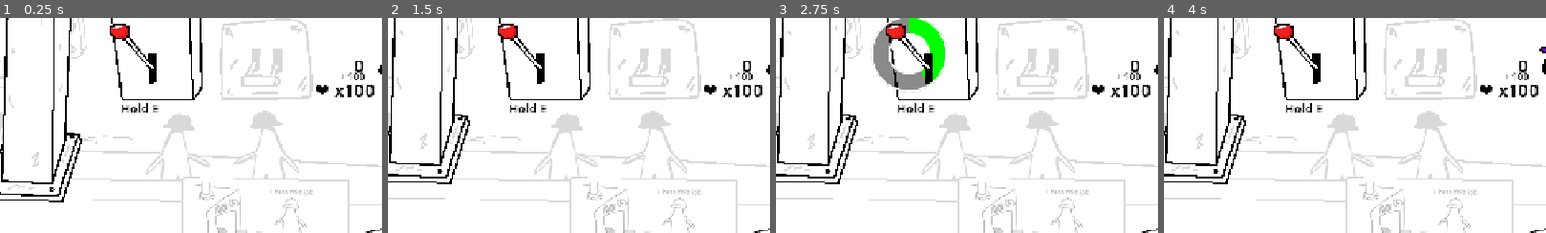
Above: before the commit, frames 1-4 (left to right).
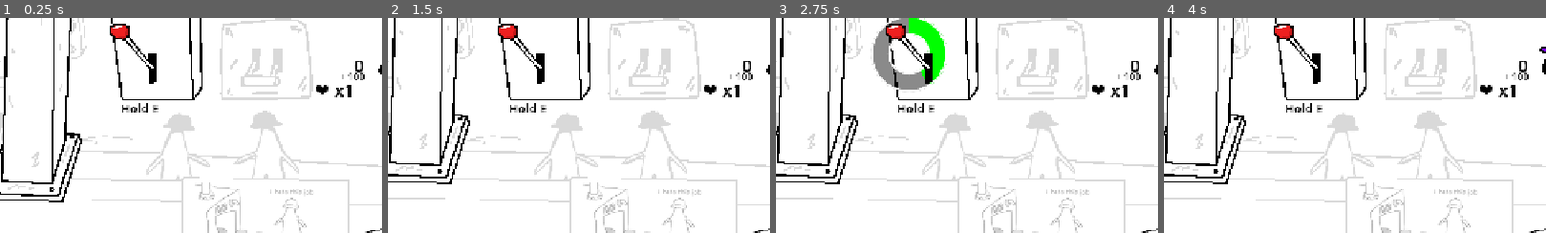
Above: after the commit, the same moments.

Repository: Kuatik/new-game-project
Game: Godot game, scene res://scenes/main.tscn
Two runs of this game, one before a commit and one after it. Both use one fixed random seed, a clock stepped at 60 frames per second and the inputs below.
Inputs (mouse positions are % of the whole screen's width and height, from its top left):
- Up to frame 1 (0.25 s): no input
- Up to frame 2 (1.5 s): tap Enter (ui_accept) at 0.5 s; drag from (93, 8) to (49, 77) at 0.52 s; drag from (30, 55) to (49, 77) at 1.27 s
- Up to frame 3 (2.75 s): move the mouse to (60, 28) at 2.02 s; hold E (lever_press) from 2.03 s (still down); click (60, 28) at 2.17 s
- Up to frame 4 (4 s): release E (lever_press) at 2.75 s; drag from (45, 70) to (20, 35) at 2.77 s; drag from (1, 74) to (93, 8) at 3.52 s
The pictures show only the part of the screen within x 41-91%, y 0-50%; the shares and areas given below are measured in that part.

The runs differ from the first frame. In frame 1, 0.2% of the frame differs, in the area x 92-98%, y 31-37%; in frame 2, 0.2%; in frame 3, 0.2%; in frame 4, 0.2%.

Commit message:
bg music

Diff:
--- a/data/save_data.json
+++ b/data/save_data.json
@@ -15,6 +15,13 @@
 		0.0,
 		0.0,
 		0.0,
+		0.0,
+		0.0,
+		0.0,
+		0.0,
+		0.0,
+		0.0,
+		0.0,
 		0
 	]
 }
--- a/scenes/fire_extinguisher.gd
+++ b/scenes/fire_extinguisher.gd
@@ -60,7 +60,6 @@
 func _on_extinguishing_area_body_entered(body):
 	if "burning" in body:
 		penka.emitting = true
-		await get_tree().create_timer(time).timeout
 		body.call_deferred("_enable_disable_anim")
 	else:
 		return
--- a/scenes/main.tscn
+++ b/scenes/main.tscn
@@ -46,11 +46,11 @@
 [ext_resource type="Texture2D" uid="uid://dbq3cwbj6pawr" path="res://assets/allat_of_things/Boss Black 3.png" id="40_chjal"]
 [ext_resource type="Texture2D" uid="uid://0n6fh1bvww5h" path="res://assets/allat_of_things/Boss.png" id="41_cjqg0"]
 [ext_resource type="Texture2D" uid="uid://crnv84yopkjur" path="res://assets/allat_of_things/Toilet room.png" id="42_2cjbq"]
-[ext_resource type="AudioStream" uid="uid://bhvyq63rt8hc3" path="res://assets/sound_effects/mop.mp3" id="44_cjqg0"]
-[ext_resource type="Script" uid="uid://b6e2ldwq5oxac" path="res://scenes/events/monkey.gd" id="48_nvyfr"]
+[ext_resource type="PackedScene" uid="uid://bbn2ubwn0okwk" path="res://scenes/fire_extinguisher.tscn" id="44_cjqg0"]
+[ext_resource type="Script" path="res://scenes/events/monkey.gd" id="48_nvyfr"]
 [ext_resource type="Texture2D" uid="uid://bh2vommamgkbx" path="res://assets/allat_of_things/Bibizyanka 1.png" id="49_j2jfr"]
 [ext_resource type="Texture2D" uid="uid://b2sr307aytmas" path="res://assets/allat_of_things/Monkey Face 1.png" id="50_bjg73"]
-[ext_resource type="PackedScene" uid="uid://bbn2ubwn0okwk" path="res://scenes/fire_extinguisher.tscn" id="44_cjqg0"]
+[ext_resource type="AudioStream" uid="uid://cbo7lbd1v8cfd" path="res://assets/sound_effects/bg_music.mp3" id="51_bjg73"]
 
 [sub_resource type="SpriteFrames" id="SpriteFrames_choun"]
 animations = [{
@@ -496,7 +496,7 @@
 
 [node name="main" type="Node2D" unique_id=432361688]
 script = ExtResource("1_sugp2")
-lives = 100
+lives = 1
 rand_fire_chance = 10.1
 preview_sprite_frames = ExtResource("2_tefeu")
 
@@ -666,6 +666,30 @@
 theme_override_font_sizes/font_size = 46
 text = "Reset"
 
+[node name="VBoxContainer" type="VBoxContainer" parent="UI" unique_id=177562907]
+offset_left = 474.0
+offset_top = 351.0
+offset_right = 828.0
+offset_bottom = 439.0
+
+[node name="HighScoreLabel" type="Label" parent="UI/VBoxContainer" unique_id=836227120]
+custom_minimum_size = Vector2(82, 0)
+layout_mode = 2
+theme_override_colors/font_color = Color(0, 0, 0, 1)
+theme_override_font_sizes/font_size = 30
+text = "High Score: 100"
+vertical_alignment = 1
+metadata/_edit_use_anchors_ = true
+
+[node name="PreviousScoreLabel" type="Label" parent="UI/VBoxContainer" unique_id=1448244947]
+custom_minimum_size = Vector2(82, 0)
+layout_mode = 2
+theme_override_colors/font_color = Color(0, 0, 0, 1)
+theme_override_font_sizes/font_size = 30
+text = "Previous Score: 100"
+vertical_alignment = 1
+metadata/_edit_use_anchors_ = true
+
 [node name="Receiver" parent="." unique_id=640673187 node_paths=PackedStringArray("main") instance=ExtResource("1_0wfyh")]
 position = Vector2(1295, 539)
 scale = Vector2(8.345, 8.345)
@@ -1210,7 +1234,6 @@
 position = Vector2(1111, 628)
 
 [node name="mop" type="AudioStreamPlayer2D" parent="Events/BossBlack/Shitter" unique_id=956162112]
-stream = ExtResource("44_cjqg0")
 
 [node name="DamageOverlay" type="ColorRect" parent="Events/BossBlack/Shitter" unique_id=1625562461]
 layout_mode = 1
@@ -1272,6 +1295,12 @@
 [node name="FireExtinguisher" parent="." unique_id=2073946010 instance=ExtResource("44_cjqg0")]
 position = Vector2(1186, 54)
 
+[node name="AudioStreamPlayer2D" type="AudioStreamPlayer2D" parent="." unique_id=506311209]
+stream = ExtResource("51_bjg73")
+volume_db = -24.06
+autoplay = true
+parameters/looping = false
+
 [connection signal="timeout" from="SpawnTimer" to="." method="_on_timer_timeout"]
 [connection signal="body_entered" from="Press/Area2D" to="Press" method="_on_area_2d_body_entered"]
 [connection signal="timeout" from="Press/Lever/LeverCooldown" to="Press" method="_on_lever_cooldown_timeout"]
--- a/scenes/main_menu.tscn
+++ b/scenes/main_menu.tscn
@@ -36,6 +36,7 @@
 [ext_resource type="Material" uid="uid://bq6aicopp8pbh" path="res://assets/smoke_tres/new_particle_process_material.tres" id="29_qw82i"]
 [ext_resource type="Texture2D" uid="uid://c1tdcj0e4uf7j" path="res://assets/allat_of_things/Smoke 1.png" id="30_1468l"]
 [ext_resource type="Material" uid="uid://b8j22b3yclcx6" path="res://assets/smoke_tres/2_smaller.tres" id="31_01xyg"]
+[ext_resource type="AudioStream" uid="uid://cbo7lbd1v8cfd" path="res://assets/sound_effects/bg_music.mp3" id="37_4puye"]
 
 [sub_resource type="SpriteFrames" id="SpriteFrames_mb34c"]
 animations = [{
@@ -862,6 +863,12 @@
 layout_mode = 1
 metadata/_edit_use_anchors_ = true
 
+[node name="AudioStreamPlayer2D" type="AudioStreamPlayer2D" parent="." unique_id=953190435]
+stream = ExtResource("37_4puye")
+volume_db = -24.06
+autoplay = true
+parameters/looping = false
+
 [connection signal="timeout" from="SpawnTimer" to="." method="_on_spawn_timer_timeout"]
 [connection signal="body_entered" from="Press/Area2D" to="Press" method="_on_area_2d_body_entered"]
 [connection signal="timeout" from="Press/Lever/LeverCooldown" to="Press" method="_on_lever_cooldown_timeout"]
--- a/scripts/main.gd
+++ b/scripts/main.gd
@@ -9,6 +9,8 @@
 @onready var spawn_timer: Timer = $SpawnTimer
 @onready var reset_button: Button = $UI/ResetButton
 @onready var conveyor: Area2D = $conveyor
+@onready var high_score_label = $UI/VBoxContainer/HighScoreLabel
+@onready var previous_score_label = $UI/VBoxContainer/PreviousScoreLabel
 
 @onready var damage_overlay: ColorRect = $UI/DamageOverlay
 @onready var floating_message: Label = $UI/FloatingMessage
@@ -65,8 +67,10 @@
 	"Where's the union rep?",
 	"I should have stayed in bed."
 ]
-
+var save_data = null
 func _ready():
+	Global.disable(high_score_label)
+	Global.disable(previous_score_label)
 	Global.disable(reset_button)
 	score_label.text = str(score)
 	for color in colors:
@@ -354,13 +358,19 @@
 func lose_game():
 	#get_tree().paused = true
 	Global.enable(reset_button)
+	Global.enable(high_score_label)
+	Global.enable(previous_score_label)
+	save_data = Global.load_json(Global.save_data_path)
+	high_score_label.text = "High Score: %s" % str(int(save_data.high_score))
+	previous_score_label.text = "Previous Score: %s" % str(int(save_data.scores[-1]))
 	game_lost = true
 	save_score(score)
 	score = 0
 	current_score_gain = max_score_gain
 	var label = Label.new()
 	label.text = "GAME OVER\nPress to restart"
-	label.position = Vector2(300, 200)
+	label.z_index = 999
+	label.position = Vector2(180, 140)
 	label.add_theme_font_size_override("font_size", 40)
 	label.add_theme_color_override("font_color", Color())
 	$background/Patrick.visible = true
@@ -379,6 +389,8 @@
 
 func _reset_game():
 	Global.disable(reset_button)
+	Global.disable(high_score_label)
+	Global.disable(previous_score_label)
 	game_lost = false
 	get_tree().paused = false
 	get_tree().reload_current_scene()
Not shown, added: assets/sound_effects/bg_music.mp3.import
Not shown, added: assets/sound_effects/bg_music.mp3
